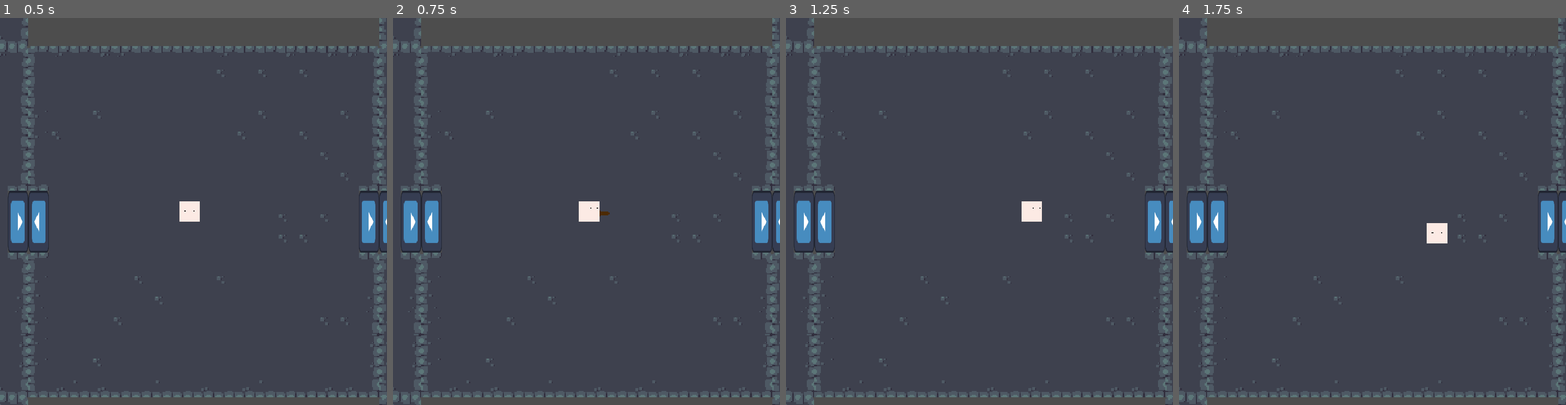
Above: before the commit, frames 1-4 (left to right).
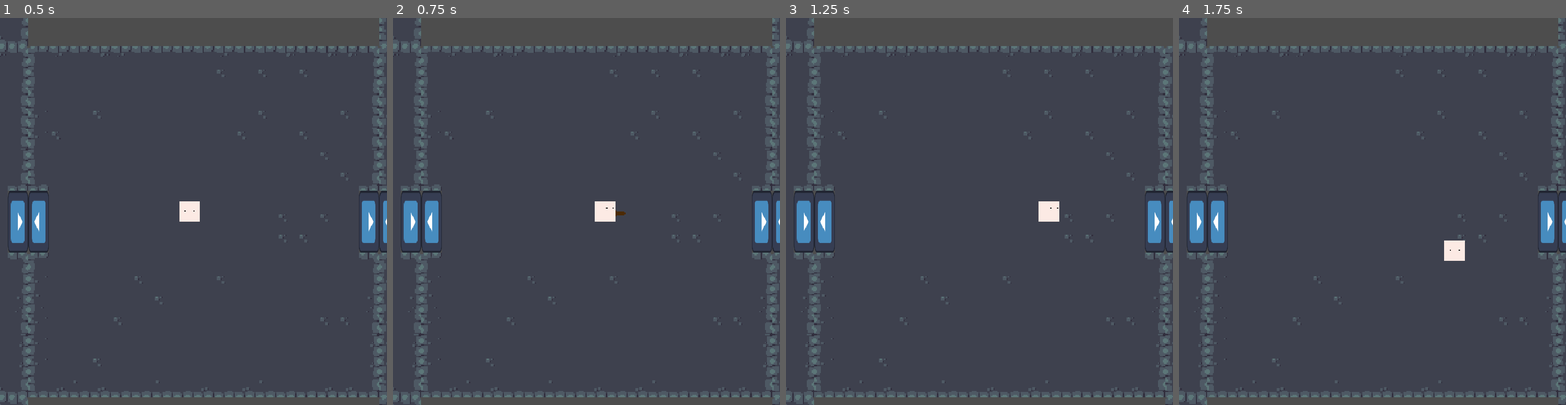
Above: after the commit, the same moments.

Repository: sinkinlimpson/IS-Project_Game-Development
Game: Godot game, scene res://testing_environment.tscn
Two runs of this game, one before a commit and one after it. Both use one fixed random seed, a clock stepped at 60 frames per second and the inputs below. The engine's default icon, where the game draws it, is replaced by a stand-in: a white triangle on a blue panel in a dark square.
Inputs (mouse positions are in pixels of both pictures, inside the frame that each line leads up to):
- Up to frame 1 (0.5 s): no input
- Up to frame 2 (0.75 s): tap Enter (ui_accept) at 0.5 s; move the mouse to (671, 192) at 0.52 s; hold Right (ui_right) from 0.53 s (still down); tap K (attack) at 0.6 s
- Up to frame 3 (1.25 s): keep holding Right (ui_right); tap Enter (ui_accept) at 0.77 s
- Up to frame 4 (1.75 s): move the mouse to (1295, 230) at 1.27 s; release Right (ui_right) at 1.28 s; hold Down (ui_down) from 1.28 s (still down); tap K (attack) at 1.35 s; tap Enter (ui_accept) at 1.52 s

Frame 1 is identical in both runs. In frame 2, 0.5% of the frame differs, in the area x 48-61%, y 47-53%; in frame 3, 0.5%; in frame 4, 0.6%, in the area x 64-74%, y 53-63%.

Commit message:
Added lunge to attack function

Diff:
--- a/enemy.tscn
+++ b/enemy.tscn
@@ -9,6 +9,7 @@
 height = 34.0
 
 [node name="Enemy" type="CharacterBody2D" unique_id=1274796762 groups=["enemies"]]
+motion_mode = 1
 script = ExtResource("1_4gyqm")
 health = 3
 bulletScene = ExtResource("2_qi2p4")
--- a/player.gd
+++ b/player.gd
@@ -8,12 +8,27 @@
 
 enum States {IDLE, WALKING, ATTACKING, ROLLING, DEAD}
 
+const FACING = {
+	"up" = Vector2.UP,
+	"down" = Vector2.DOWN,
+	"left" = Vector2.LEFT,
+	"right" = Vector2.RIGHT
+}
+
+const LUNGE_DISTANCE = 15.0
+const LUNGE_TIME = 0.18
+const LUNGE_PEAK_SPEED = 2.0 * LUNGE_DISTANCE / LUNGE_TIME
+
+var attackTime = 0.0
+
 var state: States = States.IDLE
 var lookDirection = "down"
 var invincible = true
 
 func _ready():
 	$AnimationPlayer.animation_finished.connect(_on_animation_finished)
+
+	$Hitbox/CollisionShape2D.disabled = true
 
 func _physics_process(delta):
 	# get input
@@ -41,6 +56,10 @@
 
 		States.ATTACKING:
 			velocity = Vector2.ZERO
+
+			attackTime += delta
+			var t = clampf(attackTime / LUNGE_TIME, 0.0, 1.0)
+			velocity = FACING[lookDirection] * LUNGE_PEAK_SPEED * (1.0 - t)
 
 	move_and_slide()
 	handleAnim()
@@ -73,6 +92,7 @@
 
 func attack():
 	state = States.ATTACKING
+	attackTime = 0.0
 
 func dodgeRoll(direction, lookDirection):
 	state = States.ROLLING
--- a/player.tscn
+++ b/player.tscn
@@ -360,7 +360,7 @@
 
 [sub_resource type="Animation" id="Animation_b26j0"]
 resource_name = "attack_up"
-length = 0.2
+length = 0.19999999999999998
 tracks/0/type = "value"
 tracks/0/imported = false
 tracks/0/enabled = true
@@ -720,6 +720,7 @@
 size = Vector2(9, 7)
 
 [node name="Player" type="CharacterBody2D" unique_id=1478800990 groups=["player"]]
+motion_mode = 1
 script = ExtResource("1_onrkg")
 
 [node name="Sprite2D" type="Sprite2D" parent="." unique_id=473912999]
Binary file removed: guy.png
Not shown, removed: guy.png.import
